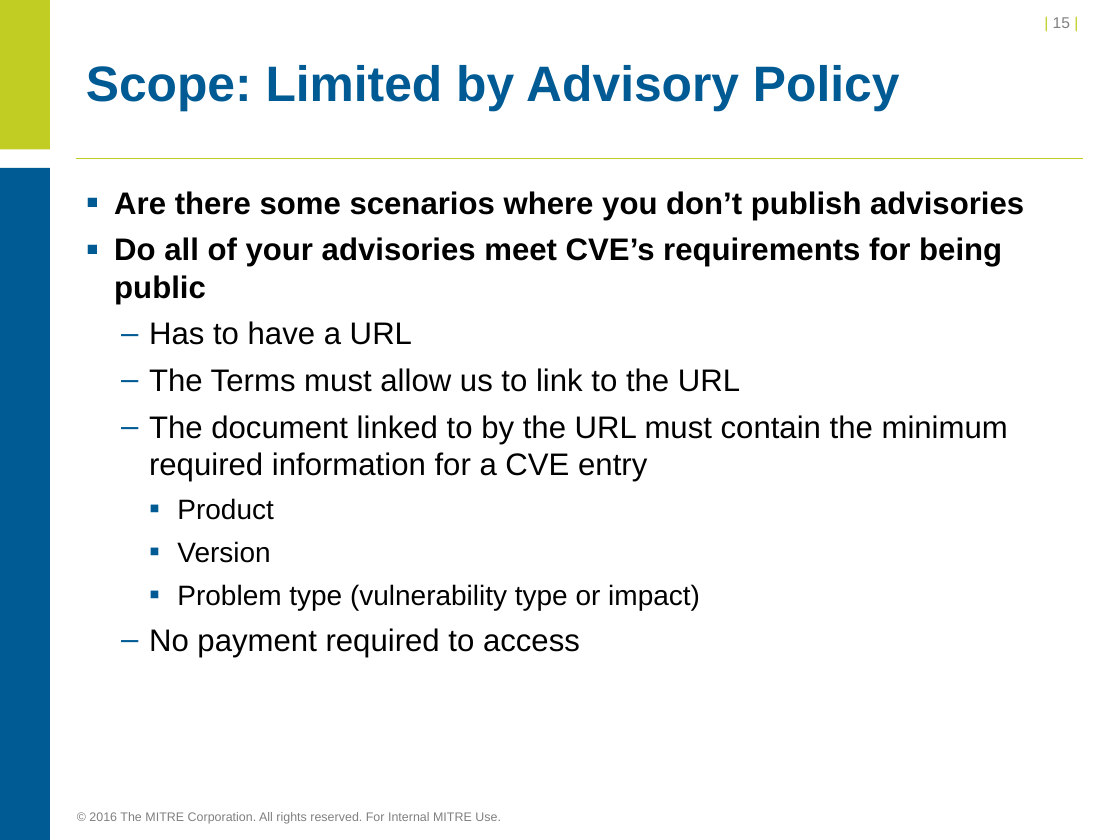
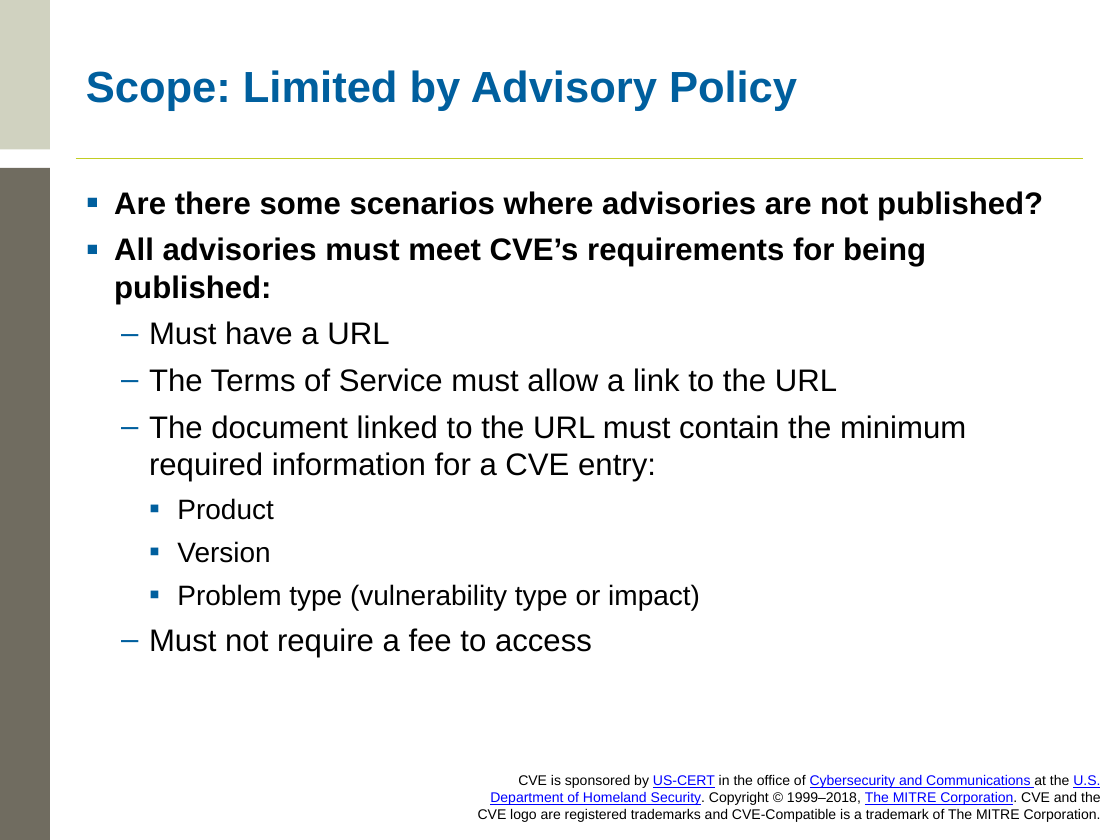
Before and after one commit to CVEProject/cveproject.github.io, a slide deck: slide 15 of cna/Becoming a CNA.pptx. Drawn at 1120x840 pixels with LibreOffice and Linux fonts; fonts in the diff are those of the drawing; background and template pictures are left out. Boxes give left, top, right and bottom in pixels: in the first picture for what was removed or moved away, otherwise in the second. Text is boxed around its words. In the diff, an @@ line names an element or a change of style, - is before the commit and + after.

```diff
--- a/cna/Becoming a CNA.pptx
+++ b/cna/Becoming a CNA.pptx
@@ rectangle at box(0, 0, 50, 149): fill #C1CD23 to #D0D2C0 @@
@@ page number removed at box(1053, 17, 1070, 28) @@
-| 15 |
@@ title "Scope: Limited by Advisory Policy" at box(86, 70, 797, 111): size 32 to 28 pt, text colour #005B94 to #005F9E @@
@@ rectangle at box(0, 168, 50, 840): fill #005B94 to #706C60 @@
@@ text at box(114, 191, 1043, 481): text changed @@
-▪ Are there some scenarios where you don’t publish advisories
-▪ Do all of your advisories meet CVE’s requirements for being public
-  – Has to have a URL
-  – The Terms must allow us to link to the URL
-  – The document linked to by the URL must contain the minimum required information for a CVE entry
+▪ Are there some scenarios where advisories are not published?
+▪ All advisories must meet CVE’s requirements for being published:
+  – Must have a URL
+  – The Terms of Service must allow a link to the URL
+  – The document linked to the URL must contain the minimum required information for a CVE entry:
@@ text at box(149, 628, 592, 657): text changed @@
-  – No payment required to access
+  – Must not require a fee to access
@@ text added at box(478, 775, 1101, 822), 9 pt, text #000000 @@
+CVE is sponsored by US-CERT in the office of Cybersecurity and Communications at the U.S. Department of Homeland Security. Copyright © 1999–2018, The MITRE Corporation. CVE and the CVE logo are registered trademarks and CVE-Compatible is a trademark of The MITRE Corporation.
@@ text removed at box(89, 812, 501, 824) @@
-© 2016 The MITRE Corporation. All rights reserved. For Internal MITRE Use.
```
Also in this commit, not shown: 36 other slides changed, 3 slides added, 1 slide removed.
